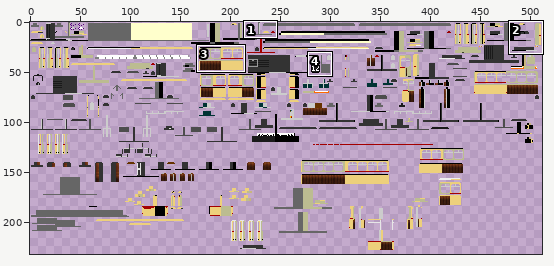
Two versions of one sprite sheet, src/main/resources/assets/tc/textures/trains/Duewag_GT6ER_Magenta.png. The picture above shows the old version from afar; the outline marks the close-up.
Close-up. The starting point:
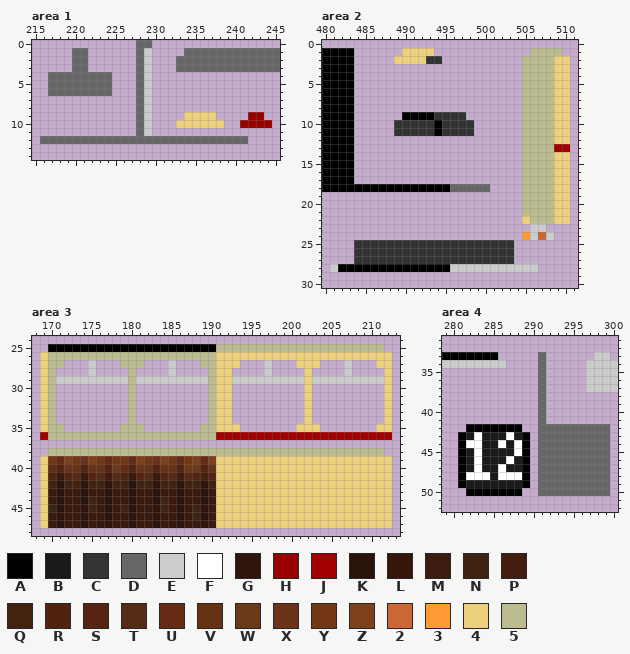
The file is 512x256 pixels. Colours within 5 levels of each other are drawn and written as one. Shown: area 1: x 215..245, y 0..14; area 2: x 480..511, y 0..30; area 3: x 168..213, y 24..48; area 4: x 279..300, y 31..52. The wide view leaves out empty margins. The commit also changed other parts of the picture, which this record leaves out.
Palette (. is transparent): A #000000  B #1a1a1a  C #333333  D #666666  E #cccccc  F #ffffff  G #30150d  H #990000  J #a30000  K #2a130a  L #361608  M #3c1c0e  N #3e2212  P #421c0f  Q #442210  R #4f230e  S #562512  T #572c15  U #642a14  V #663213  W #6c3918  X #6a331a  Y #733713  Z #7d421c  2 #cc6633  3 #ff9933  4 #edd07b  5 #bcbc91
Pixels before, area 1, first column x 216:
 0 ............DD................
 1 ....DD......DE....DDDDDDDDDDDD
 2 ....DD......DE...DDDDDDDDDDDDD
 3 ....DD......DE...DDDDDDDDDDDDD
 4 .DDDDDDDD...DE................
 5 .DDDDDDDD...DE................
 6 .DDDDDDDD...DE................
 7 ............DE................
 8 ............DE................
 9 ............DE....4444....HH..
10 ............DE...444444..HHHH.
11 ............DE................
12 DDDDDDDDDDDDDDDDDDDDDDDDDD....
Pixels before, area 2, first column x 480:
 1 AAAA......4444............5555.
 2 AAAA.....4444CC..........555544
 3 AAAA.....................555544
 4 AAAA.....................555544
 5 AAAA.....................555544
 6 AAAA.....................555544
 7 AAAA.....................555544
 8 AAAA.....................555544
 9 AAAA......AAAACCCC.......555544
10 AAAA.....CCCCCACCCC......555544
11 AAAA.....CCCCCACCCC......555544
12 AAAA.....................555544
13 AAAA.....................5555JJ
14 AAAA.....................555544
15 AAAA.....................555544
16 AAAA.....................555544
17 AAAA.....................555544
18 AAAAAAAAAAAAAAAADDDDD....555544
19 .........................555544
20 .........................555544
21 .........................555544
22 .........................455544
23 ..........................EE...
24 .........................3E2E..
25 ....CCCCCCCCCCCCCCCCCCCC.......
26 ....CCCCCCCCCCCCCCCCCCCC.......
27 ....CCCCCCCCCCCCCCCCCCCC.......
28 .EAAAAAAAAAAAAAAEEEEEEEEEEE....
Pixels before, area 3, first column x 169:
25 .AAAAAAAAAAAAAAAAAAAAA555555555555555555555.
26 45555555555555555555554444444444444444444444
27 455...E...555...E...55444...E...444...E...44
28 45....E....5....E....544....E....4....E....4
29 45EEEEEEEEE5EEEEEEEEE544EEEEEEEEE4EEEEEEEEE4
30 45.........5.........544.........4.........4
31 45.........5.........544.........4.........4
32 45.........5.........544.........4.........4
33 45.........5.........544.........4.........4
34 45.........5.........544.........4.........4
35 455.......555.......55444.......444.......44
36 J555555555555555555555JJJJJJJJJJJJJJJJJJJJJJ
37 ............................................
38 .555555555555555555555555555555555555555555.
39 4YUZYXZYUYYUZYXZYUYZUZ4444444444444444444444
40 4USXVSVVSWUSXVSVVSWWSV4444444444444444444444
41 4RMSTMSTPTRMSTMSTPTSQS4444444444444444444444
42 4QKNQGQQGQQKNQGQQGQQGQ4444444444444444444444
43 4MKMMKMMKMMKMMKMMKMMKM4444444444444444444444
44 4MKMMKNMKMMKMMKNMKMMKM4444444444444444444444
45 4NKMMGNMKMNKMMGNMKMNGM4444444444444444444444
46 4MGMMGMMKMMGMMGMMKMNKM4444444444444444444444
47 4MKMMKMLGMMKMMKMLGMMGM4444444444444444444444
Pixels before, area 4, first column x 279:
33 AAAAAAA.....D......EE.
34 EEEEEEEE....D.....EEEE
35 ............D.....EEEE
36 ............D.....EEEE
37 ............D.....EEEE
38 ............D.........
39 ............D.........
40 ............D.........
41 ............D.........
42 ...AAAAAAA..DDDDDDDDD.
43 ..ABFBBBFBA.DDDDDDDDD.
44 ..AFFBBFBFA.DDDDDDDDD.
45 ..ABFBBBBFA.DDDDDDDDD.
46 ..ABFBBBFBA.DDDDDDDDD.
47 ..ABFBBFBBA.DDDDDDDDD.
48 ..AFFFBFFFA.DDDDDDDDD.
49 ..ABBBBBBBA.DDDDDDDDD.
50 ...AAAAAAA..DDDDDDDDD.
Now the later version:
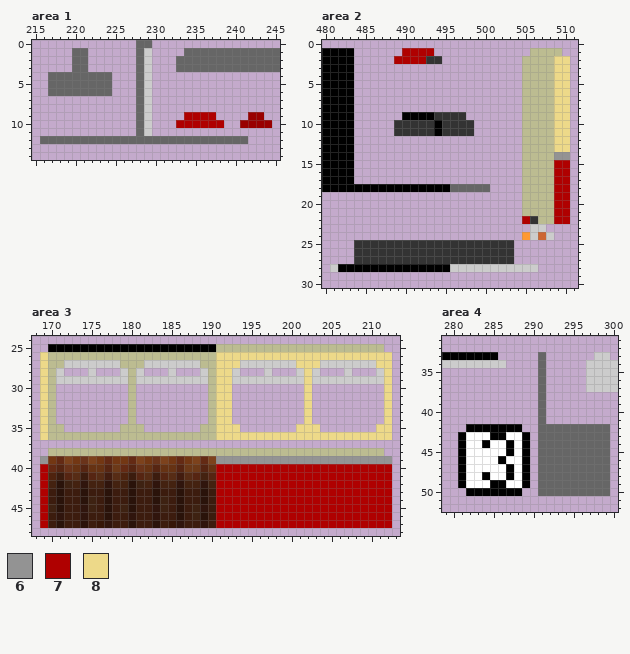
Colours new in this view: 6 #939393  7 #af0000  8 #edd989
What changed:
Area 1:
Colour 4 gives way to colour 7 in row 9 at x 234 to 237; in row 10 at x 233 to 238.
Area 2:
Colour 4 gives way to colour 6 in row 14 at x 509 to 510.
Colour 4 gives way to colour 7 in row 1 at x 490 to 493; in row 2 at x 489 to 492; in rows 15 to 21 at x 509 to 510; in row 22 at x 505 and 509 to 510.
Colour 4 gives way to colour 8 in rows 2 to 12 at x 509 to 510.
Colour J gives way to colour 8 in row 13 at x 509 to 510.
Colour 5 gives way to colour C in row 22 at x 506.
Area 3:
Colour 4 gives way to colour 6 in row 39 at x 169 and 191 to 212.
Colour 4 gives way to colour 7 in rows 40 to 47 at x 169 and 191 to 212.
Colour 4 gives way to colour 8 in row 26 at x 169 and 191 to 212; in row 27 at x 169, 191 to 193, 201 to 203 and 211 to 212; in rows 28 to 34 at x 169, 191 to 192, 202 and 212; in row 35 at x 169, 191 to 193, 201 to 203 and 211 to 212.
Colour J gives way to colour 8 in row 36 at x 169 and 191 to 212.
The edit adds colour E in row 27 at x 172 to 174, 176 to 178, 182 to 184, 186 to 188, 194 to 196, 198 to 200, 204 to 206 and 208 to 210; in row 28 at x 171, 179, 181, 189, 193, 201, 203 and 211.
Area 4:
Colour B gives way to colour A in row 43 at x 285 to 286; in row 44 at x 284 and 287; in row 45 at x 287; in row 46 at x 286; in row 47 at x 287; in row 49 at x 285 to 286.
Colour F gives way to colour A in row 48 at x 284 and 287.
Colour B gives way to colour F in row 43 at x 282, 284 and 288; in row 44 at x 285; in row 45 at x 282 and 284 to 286; in rows 46 to 47 at x 282, 284 to 285 and 288; in row 48 at x 285; in row 49 at x 282 to 284 and 287 to 288.
Boxes around the changes in both close-ups, in picture pixels (x1, y1, x2, y2):
changed: (176, 112, 224, 128)
changed: (394, 48, 434, 64)
changed: (522, 56, 570, 224)
changed: (40, 352, 392, 528)
changed: (466, 432, 522, 488)
